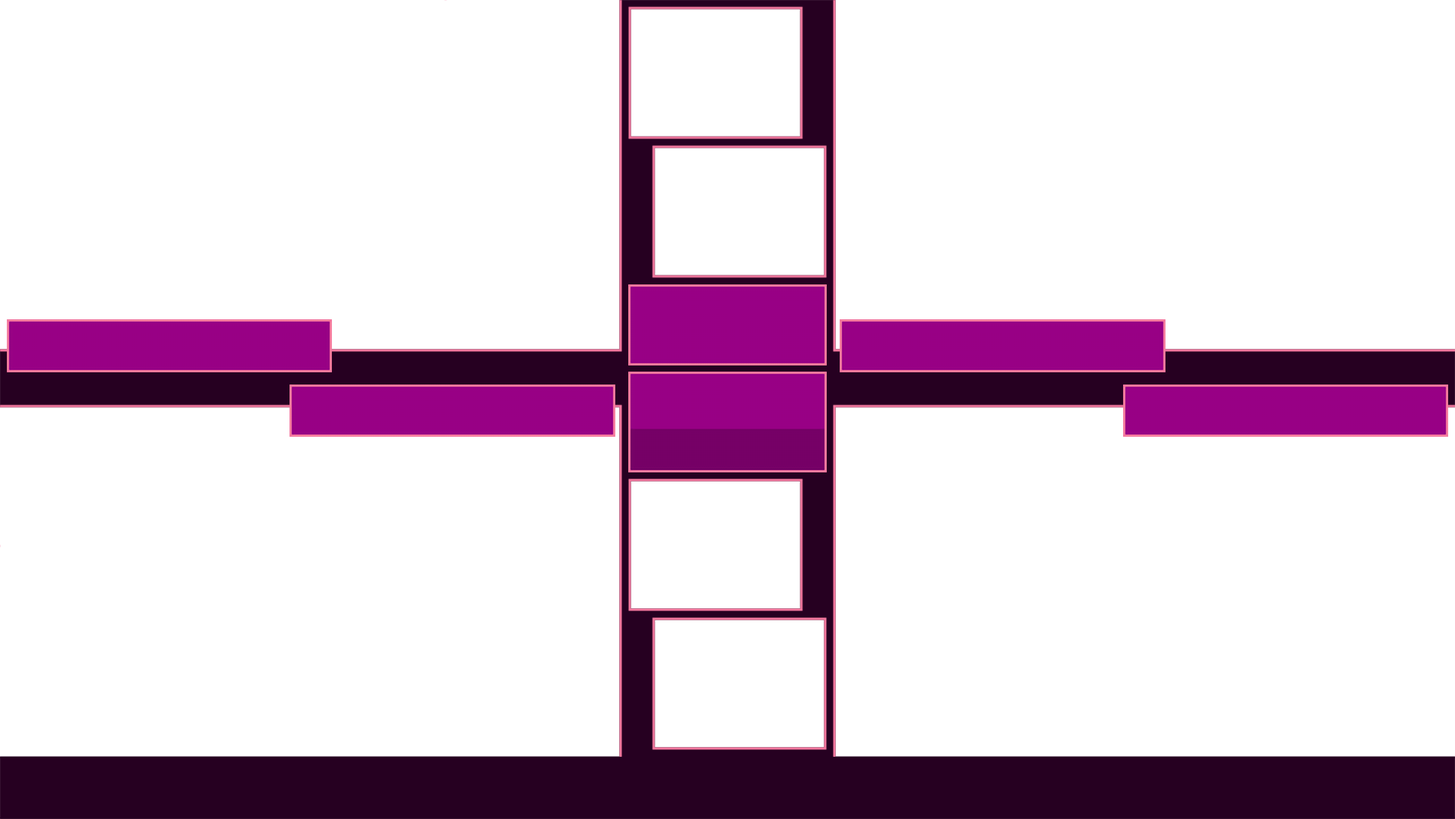
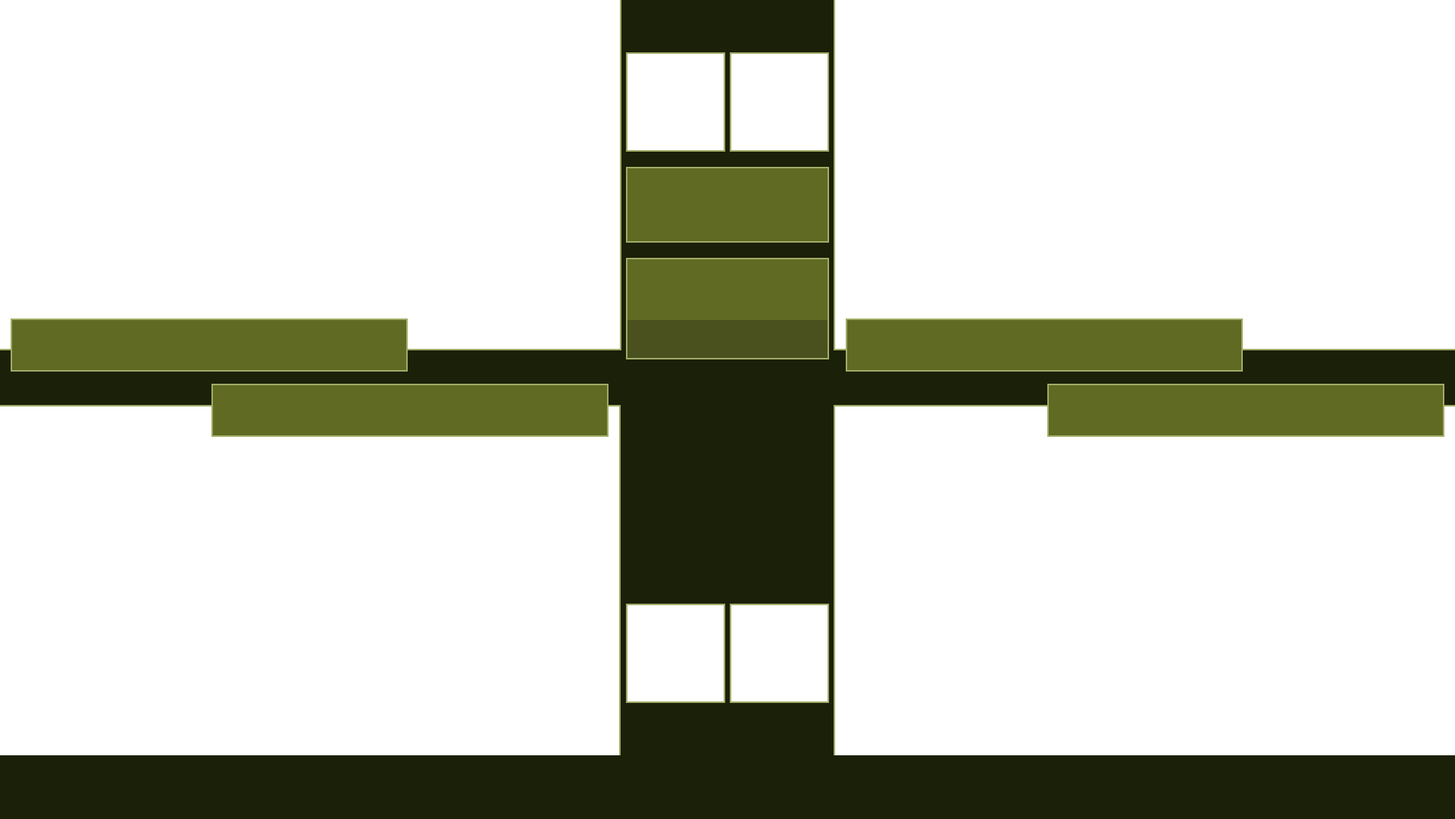
Revision of a layered 1455 × 819 image; what changed, layer by layer:
moved "Category" above "Timer", painted on it over left=626, top=257, right=830, bottom=473
moved "Timer" above "Player 1", painted on it over left=626, top=166, right=830, bottom=366
renamed "Player 1 Name" to "Player 1", painted on it over left=6, top=318, right=408, bottom=373
renamed "Player 2 Name" to "Player 2", painted on it over left=839, top=318, right=1244, bottom=373
renamed "Player 3 Name" to "Player 3", painted on it over left=211, top=383, right=616, bottom=437
renamed "Player 4 Name" to "Player 4", painted on it over left=1047, top=383, right=1449, bottom=437
painted on "Panel Borders" over left=0, top=0, right=1455, bottom=757
painted on "Background" over left=0, top=0, right=1455, bottom=819
